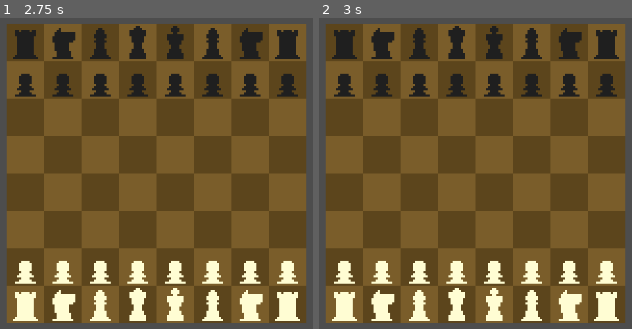
Above: before the commit, frames 1-2 (left to right).
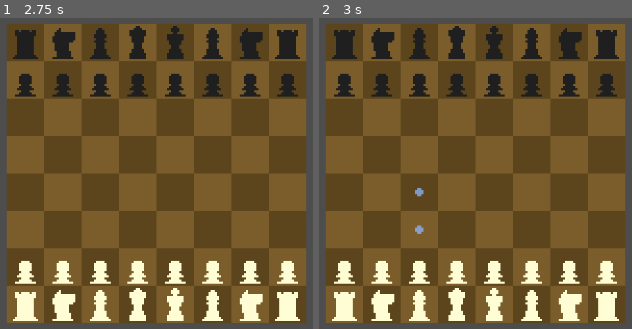
Above: after the commit, the same moments.

Repository: DamiaoCanndido/chess-tutorial
Game: Godot game, scene res://Scenes/main.tscn
Two runs of this game, one before a commit and one after it. Both use one fixed random seed, a clock stepped at 60 frames per second and the inputs below.
Inputs (mouse positions are in pixels of both pictures, inside the frame that each line leads up to):
- Up to frame 1 (2.75 s): tap Enter at 0.5, 2 s; move the mouse to (outside the picture) at 0.52 s; click (outside the picture) at 0.67 s; tap Space at 1.25 s; move the mouse to (outside the picture) at 1.27 s; click (outside the picture) at 1.42 s; move the mouse to (237, 73) at 2.02 s; click (237, 73) at 2.17 s
- Up to frame 2 (3 s): tap Space at 2.75 s; move the mouse to (434, 263) at 2.77 s; click (434, 263) at 2.92 s

Frame 1 is identical in both runs. In frame 2, 0.1% of the frame differs, in the area x 30-34%, y 54-70%.

Commit message:
It adds logic for generating piece movements: bishop, queen, king, knight, and pawn.

Diff:
--- a/Scenes/chess.gd
+++ b/Scenes/chess.gd
@@ -103,12 +103,12 @@
 func get_moves():
 	var _moves = []
 	match abs(board[selected_piece.x][selected_piece.y]):
-		1: print("pawn")
-		2: print("knight")
-		3: print("bishop")
+		1: _moves = get_pawn_moves()
+		2: _moves = get_knight_moves()
+		3: _moves = get_bishop_moves()
 		4: _moves = get_rook_moves()
-		5: print("queen")
-		6: print("king")
+		5: _moves = get_queen_moves()
+		6: _moves = get_king_moves()
 	return _moves
 
 func get_rook_moves():
@@ -128,6 +128,103 @@
 				break
 			pos += i
 	return _moves
+
+func get_bishop_moves():
+	var _moves = []
+	var _directions = [Vector2(1,1), Vector2(1,-1), Vector2(-1,1), Vector2(-1,-1)]
+
+	for i in _directions:
+		var pos = selected_piece
+		pos += i
+		while is_valid_position(pos):
+			if is_empty(pos):
+				_moves.append(pos)
+			elif is_enemy(pos):
+				_moves.append(pos)
+				break
+			else:
+				break
+			pos += i
+	return _moves
+
+func get_queen_moves():
+	var _moves = []
+	var _directions = [Vector2(0,1), Vector2(0,-1), Vector2(1,0), Vector2(-1,0), Vector2(1,1), Vector2(1,-1), Vector2(-1,1), Vector2(-1,-1)]
+
+	for i in _directions:
+		var pos = selected_piece
+		pos += i
+		while is_valid_position(pos):
+			if is_empty(pos):
+				_moves.append(pos)
+			elif is_enemy(pos):
+				_moves.append(pos)
+				break
+			else:
+				break
+			pos += i
+	return _moves
+
+func get_king_moves():
+	var _moves = []
+	var _directions = [Vector2(0,1), Vector2(0,-1), Vector2(1,0), Vector2(-1,0), Vector2(1,1), Vector2(1,-1), Vector2(-1,1), Vector2(-1,-1)]
+
+	for i in _directions:
+		var pos = selected_piece + i
+		if is_valid_position(pos):
+			if is_empty(pos):
+				_moves.append(pos)
+			elif is_enemy(pos):
+				_moves.append(pos)
+	return _moves
+
+func get_knight_moves():
+	var _moves = []
+	var _directions = [Vector2(2,1), Vector2(2,-1), Vector2(1,2), Vector2(-1,2),
+	 Vector2(-2,1), Vector2(-2,-1), Vector2(-1,-2), Vector2(1,-2)]
+
+	for i in _directions:
+		var pos = selected_piece + i
+		if is_valid_position(pos):
+			if is_empty(pos):
+				_moves.append(pos)
+			elif is_enemy(pos):
+				_moves.append(pos)
+	return _moves
+
+func get_pawn_moves():
+	var _moves = []
+	var _direction
+	var is_first_move = false
+
+	if white:
+		_direction = Vector2(1,0)
+	else:
+		_direction = Vector2(-1,0)
+
+	if white && selected_piece.x == 1 || !white && selected_piece.x == 6:
+		is_first_move = true
+
+	var pos = selected_piece + _direction
+	if is_empty(pos):
+		_moves.append(pos)
+
+	pos = selected_piece + Vector2(_direction.x, 1)
+	if is_valid_position(pos):
+		if is_enemy(pos):
+			_moves.append(pos)
+
+	pos = selected_piece + Vector2(_direction.x, -1)
+	if is_valid_position(pos):
+		if is_enemy(pos):
+			_moves.append(pos)
+
+	pos = selected_piece + _direction * 2
+	if is_first_move && is_empty(pos) && is_empty(selected_piece + _direction):
+		_moves.append(pos)
+
+	return _moves
+
 
 func is_valid_position(pos: Vector2):
 	if pos.x >= 0 && pos.x < BOARD_SIZE && pos.y >= 0 && pos.y < BOARD_SIZE: return true
